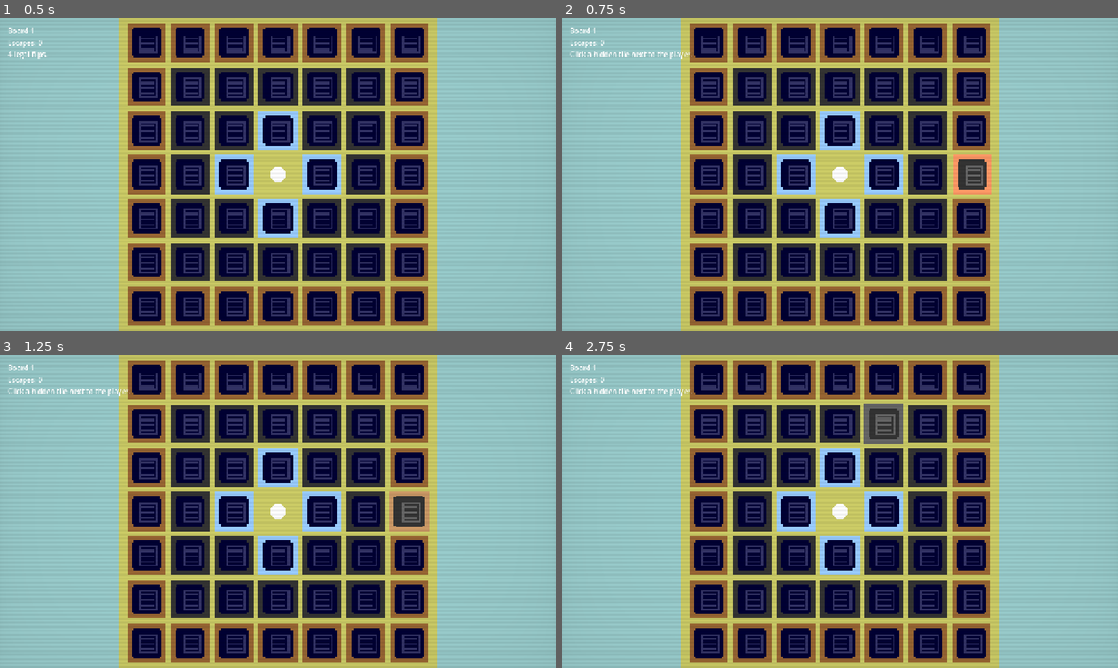
Above: before the commit, frames 1-4 (two rows, left to right).
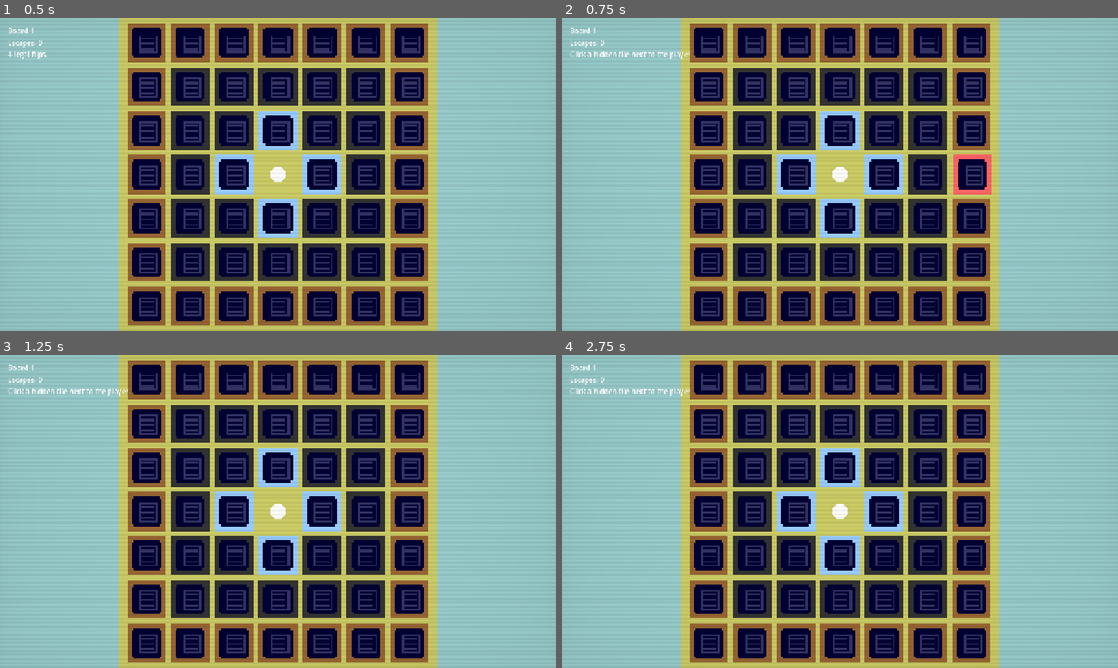
Above: after the commit, the same moments.

Repository: jamsaltman/game1
Game: Godot game, scene res://scenes/main.tscn
Same seed, same stepped clock (60 frames per second), same inputs: the game is played once before the commit and once after it.
Inputs (mouse positions are in pixels of both pictures, inside the frame that each line leads up to):
- Up to frame 1 (0.5 s): no input
- Up to frame 2 (0.75 s): tap Enter at 0.5 s; move the mouse to (962, 158) at 0.52 s; tap R at 0.6 s; click (962, 158) at 0.67 s
- Up to frame 3 (1.25 s): no input
- Up to frame 4 (2.75 s): tap A at 1.25, 2 s; drag from (728, 527) to (812, 574) at 1.27 s; move the mouse to (895, 442) at 2.02 s; tap R at 2.1 s; click (895, 442) at 2.17 s

Frame 1 is identical in both runs. In frame 2, 0.9% of the frame differs, in the area x 70-78%, y 43-57%; in frame 3, 0.9%; in frame 4, 0.9%.

Commit message:
Route board input through the game surface

Diff:
--- a/scenes/main.tscn
+++ b/scenes/main.tscn
@@ -71,5 +71,5 @@
 grow_horizontal = 2
 grow_vertical = 2
 stretch_mode = 6
-mouse_filter = 2
+mouse_filter = 0
 material = SubResource("2")
--- a/scripts/main.gd
+++ b/scripts/main.gd
@@ -21,19 +21,12 @@
 	_game_viewport.render_target_update_mode = SubViewport.UPDATE_ALWAYS
 	_pixel_display.texture = _game_viewport.get_texture()
 	_pixel_display.texture_filter = CanvasItem.TEXTURE_FILTER_NEAREST
-	_pixel_display.mouse_filter = Control.MOUSE_FILTER_STOP
-	_pixel_display.gui_input.connect(_on_pixel_display_gui_input)
+	_bind_game_surface_input()
 	get_viewport().size_changed.connect(_resize_display)
 	_build_overlay()
 	_board.state_changed.connect(_refresh_overlay)
 	_resize_display()
 	_refresh_overlay()
-
-
-func _process(_delta: float) -> void:
-	var pointer := _get_pointer_data()
-	_board.update_hover(pointer.position, pointer.inside)
-
 
 func _input(event: InputEvent) -> void:
 	if event is InputEventKey and event.pressed and not event.echo:
@@ -46,14 +39,20 @@
 
 
 func _on_pixel_display_gui_input(event: InputEvent) -> void:
-	if not (event is InputEventMouseButton):
-		return
-	if not event.pressed or event.button_index != MOUSE_BUTTON_LEFT:
-		return
-	var local_position: Vector2 = event.position
-	var mapped_position := _display_to_viewport_pos(local_position)
-	_board.click_tile(mapped_position)
-	accept_event()
+	if event is InputEventMouseMotion:
+		var motion_event: InputEventMouseMotion = event
+		_board.update_hover(_display_to_viewport_pos(motion_event.position), true)
+		return
+	if event is InputEventMouseButton:
+		var button_event: InputEventMouseButton = event
+		if not button_event.pressed or button_event.button_index != MOUSE_BUTTON_LEFT:
+			return
+		_board.click_tile(_display_to_viewport_pos(button_event.position))
+		accept_event()
+
+
+func _on_pixel_display_mouse_exited() -> void:
+	_board.update_hover(Vector2.ZERO, false)
 
 
 func _resize_display() -> void:
@@ -209,21 +208,6 @@
 	_board.choose_upgrade(upgrade_id)
 
 
-func _get_pointer_data() -> Dictionary:
-	var display_rect := Rect2(_pixel_display.global_position, _pixel_display.size)
-	var mouse_position := get_global_mouse_position()
-	if not display_rect.has_point(mouse_position):
-		return {
-			"inside": false,
-			"position": Vector2.ZERO,
-		}
-
-	return {
-		"inside": true,
-		"position": _display_to_viewport_pos(mouse_position - display_rect.position),
-	}
-
-
 func _display_to_viewport_pos(local_position: Vector2) -> Vector2:
 	var mapped_position := local_position
 	mapped_position.x *= _game_viewport.size.x / maxf(_pixel_display.size.x, 1.0)
@@ -231,3 +215,11 @@
 	mapped_position.x = clampf(mapped_position.x, 0.0, _game_viewport.size.x - 1.0)
 	mapped_position.y = clampf(mapped_position.y, 0.0, _game_viewport.size.y - 1.0)
 	return mapped_position
+
+
+func _bind_game_surface_input() -> void:
+	# Keep all board pointer handling on the rendered game surface so UI refactors
+	# cannot silently break clicks by changing propagation on parent controls.
+	_pixel_display.mouse_filter = Control.MOUSE_FILTER_STOP
+	_pixel_display.gui_input.connect(_on_pixel_display_gui_input)
+	_pixel_display.mouse_exited.connect(_on_pixel_display_mouse_exited)
